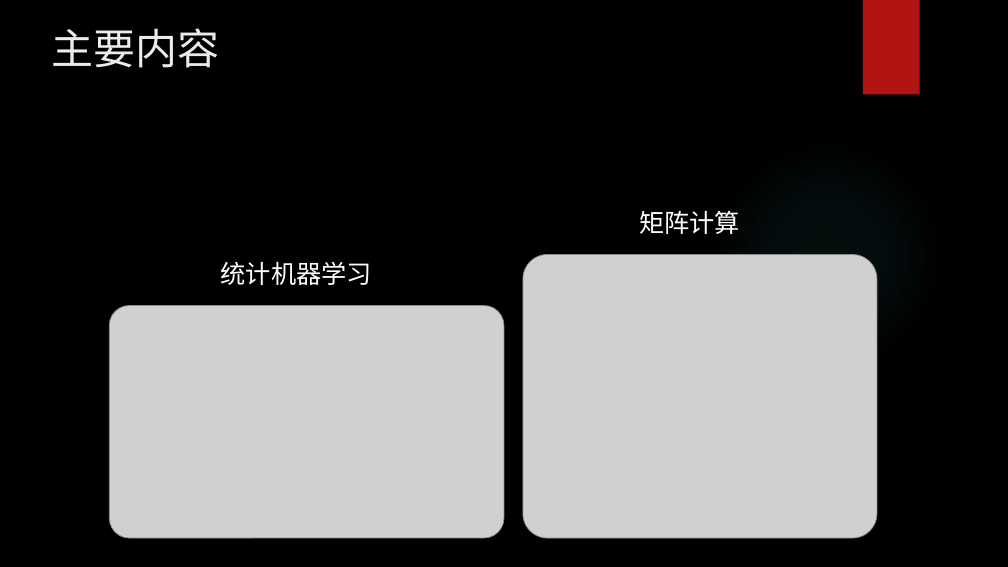
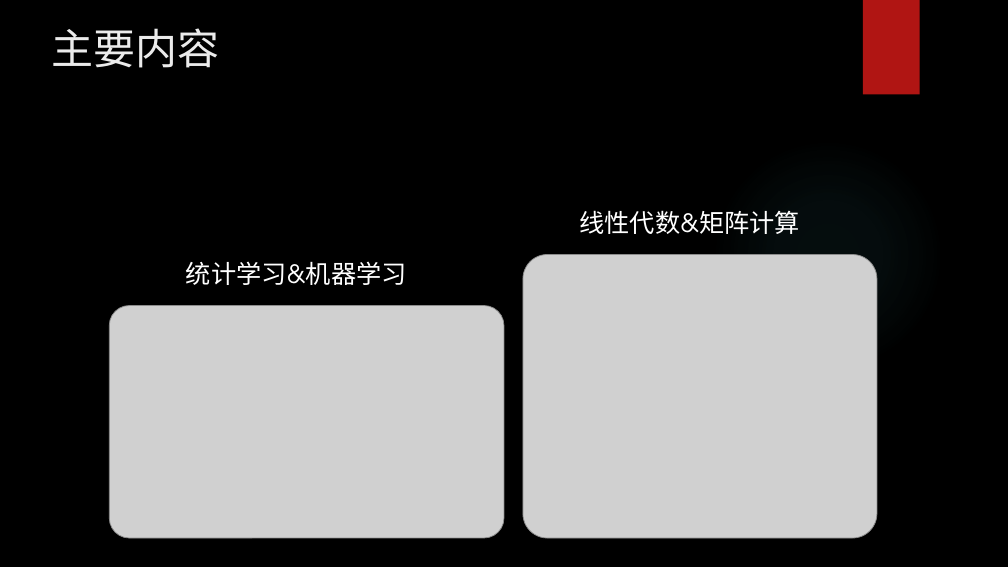
Before and after one commit to yejinlei/about-ml, a slide deck: slide 2 of AI的数学基础.pptx. Drawn at 1008x567 pixels with LibreOffice and Linux fonts; fonts in the diff are those of the drawing; grey boxes stand for pictures; background and template pictures are left out. Boxes give left, top, right and bottom in pixels: in the first picture for what was removed or moved away, otherwise in the second. Text is boxed around its words. In the diff, an @@ line names an element or a change of style, - is before the commit and + after.

Commit message:
统计机器学习、AI的数学基础

```diff
--- a/AI的数学基础.pptx
+++ b/AI的数学基础.pptx
@@ text at [579,210,800,234]: text changed @@
-矩阵计算
+线性代数&矩阵计算
@@ text at [186,261,407,285]: text changed @@
-统计机器学习
+统计学习&机器学习
```
Also in this commit, not shown: 3 slides added, 2 other files.
